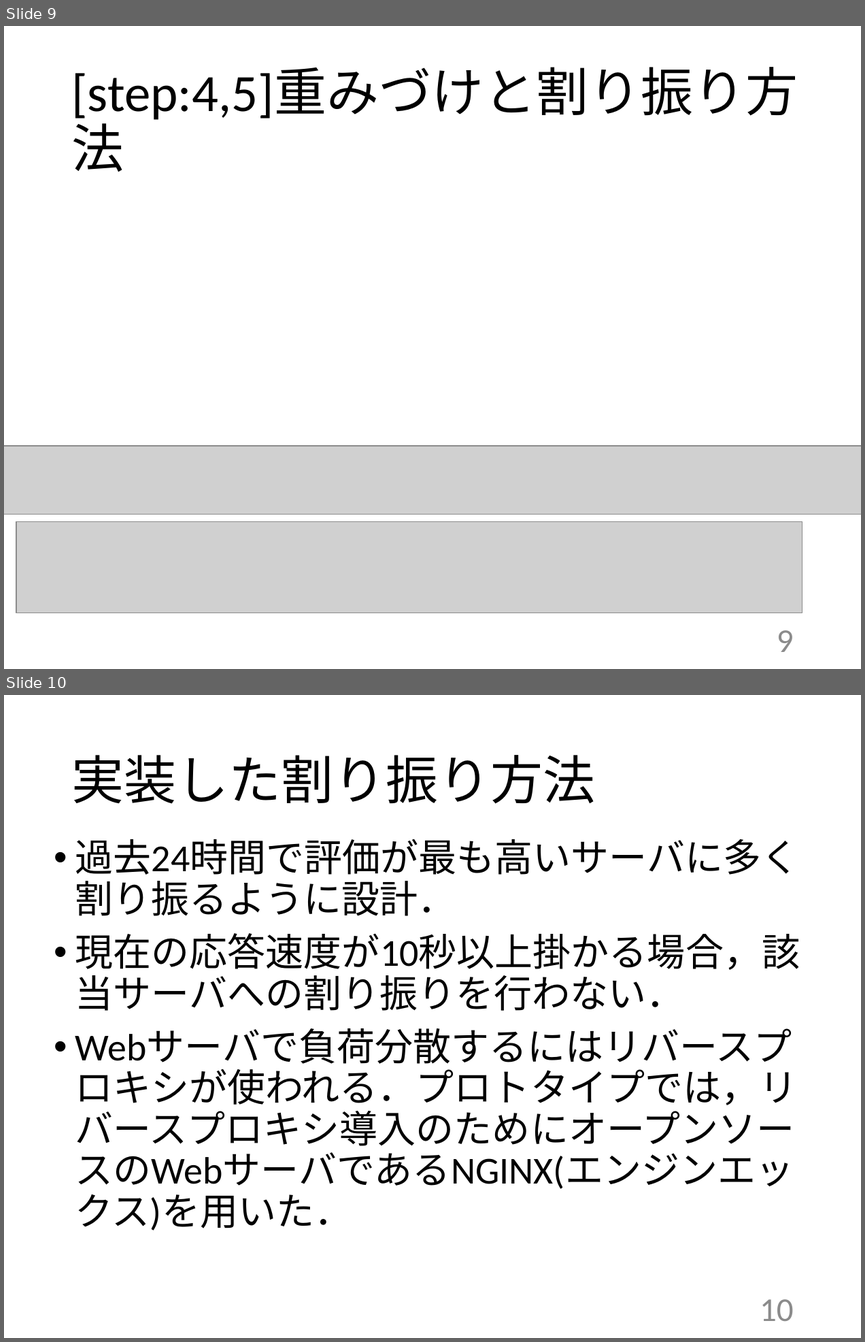
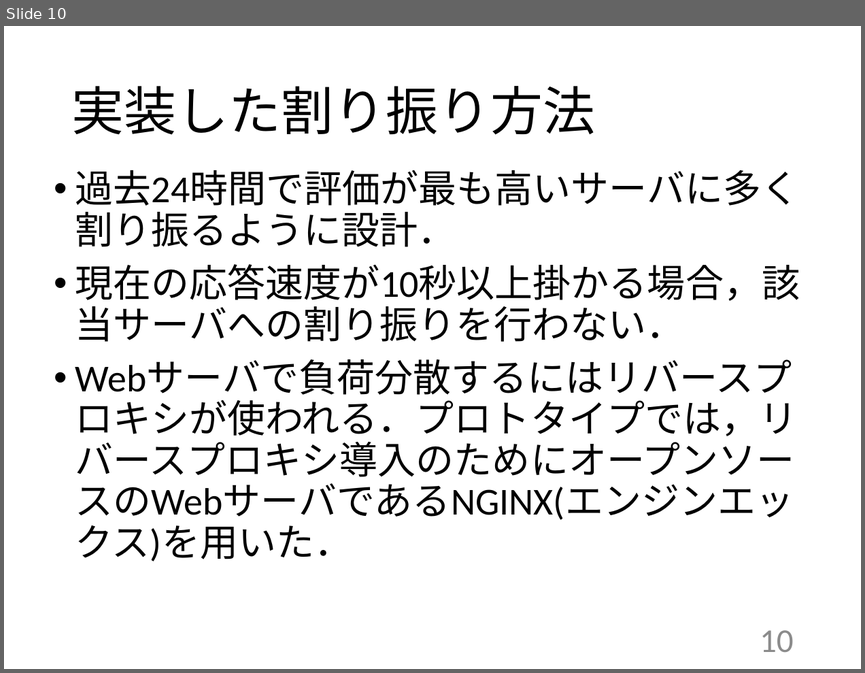
Before and after one commit to kait-takanolab/1821086_matsuo_thesis, a slide deck: 発表用/1821086_卒業研究発表会.pptx. Shown one above the other, each under a label of ours: slides 9 and 10 before the commit, slide 10 after it. The pictures are 865x1342 and 865x673 pixels, drawn with LibreOffice and Linux fonts; fonts in the diff are those of the drawing; grey boxes stand for pictures. Boxes give left, top, right and bottom in pixels: in the first picture for what was removed or moved away, otherwise in the second. Text is boxed around its words. In the diff, an @@ line names an element or a change of style, - is before the commit and + after.

```diff
--- a/発表用/1821086_卒業研究発表会.pptx
+++ b/発表用/1821086_卒業研究発表会.pptx
@@ slide 9 removed at [4, 26, 861, 669], background #FFFFFF @@
@@ title removed at [71, 67, 798, 172] @@
-[step:4,5]重みづけと割り振り方法
@@ picture removed at [4, 446, 861, 514] @@
@@ picture removed at [16, 521, 802, 612] @@
@@ page number removed at [776, 630, 793, 652] @@
-9
```
Also in this commit, not shown: 5 slides changed, 3 slides added, 2 other slides removed, 1 other file.
